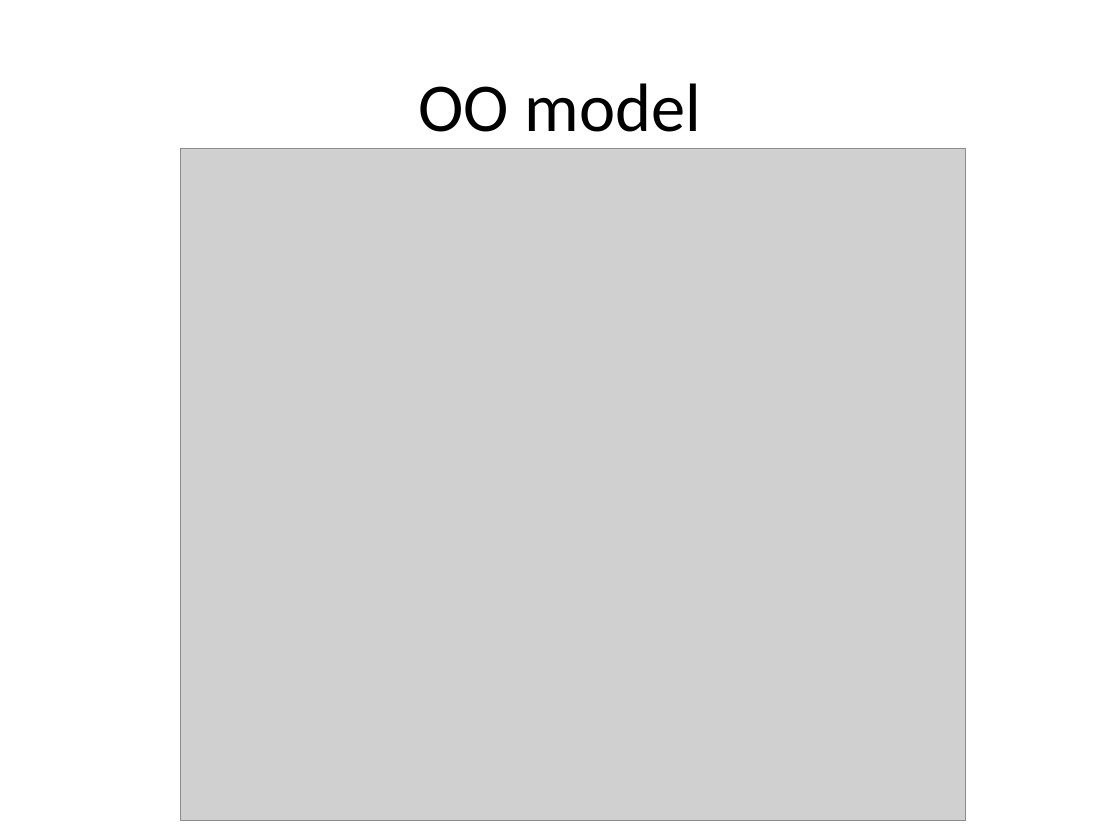
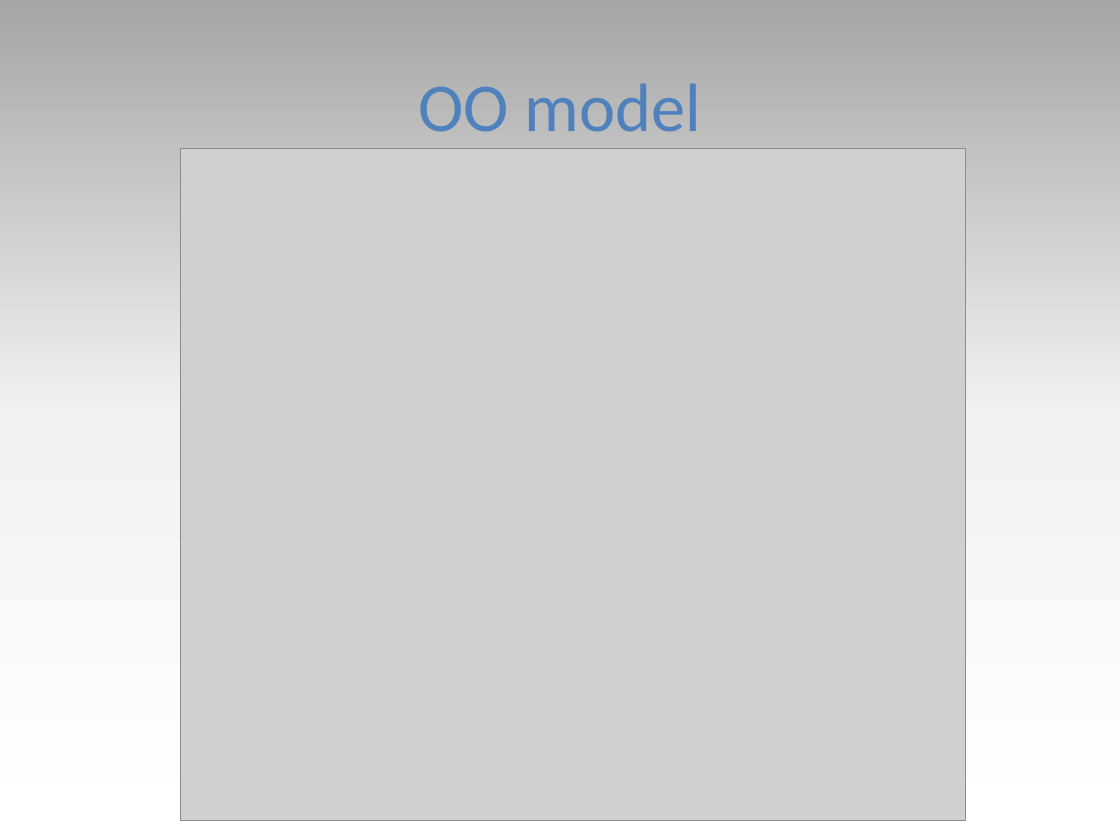
Before and after one commit to D4GGe/webProject, a slide deck: slide 4 of 7chan.pptx. Drawn at 1120x840 pixels with LibreOffice and Linux fonts; fonts in the diff are those of the drawing; grey boxes stand for pictures. Boxes give left, top, right and bottom in pixels: in the first picture for what was removed or moved away, otherwise in the second. Text is boxed around its words. In the diff, an @@ line names an element or a change of style, - is before the commit and + after.

```diff
--- a/7chan.pptx
+++ b/7chan.pptx
@@ background #FFFFFF to gradient #A6A6A6 to #F2F2F2 to #FFFFFF @@
@@ title "OO model" at <box>419,83,701,132</box>: text colour #000000 to #4F81BD @@
```
Also in this commit, not shown: 2 other slides changed, 1 slide added, 1 slide removed.
